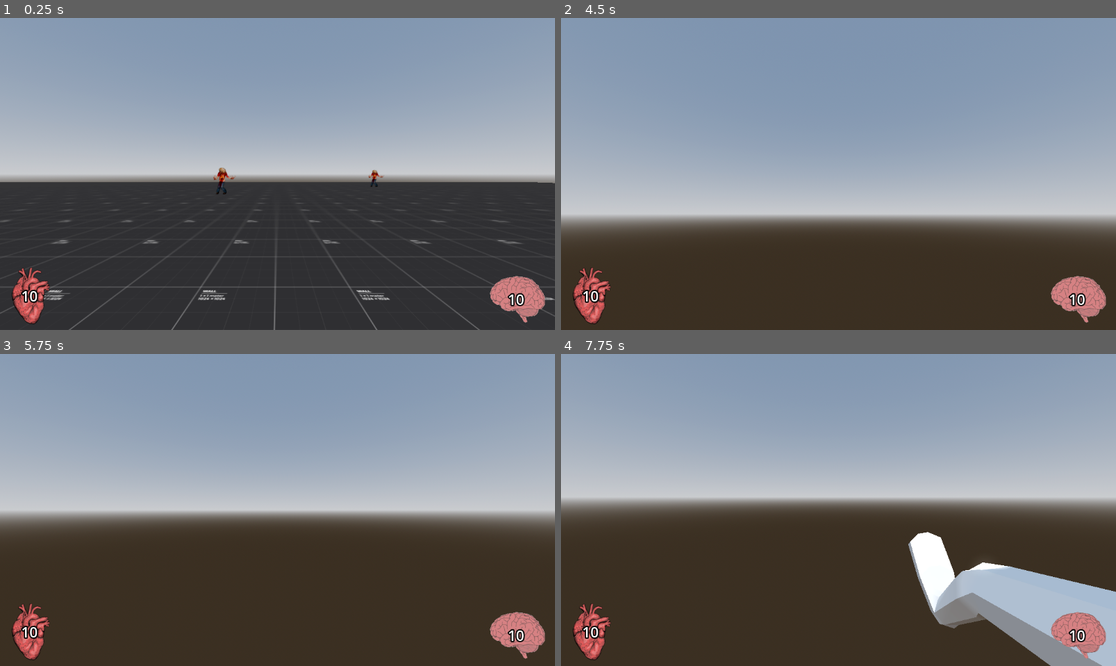
Above: before the commit, frames 1-4 (two rows, left to right).
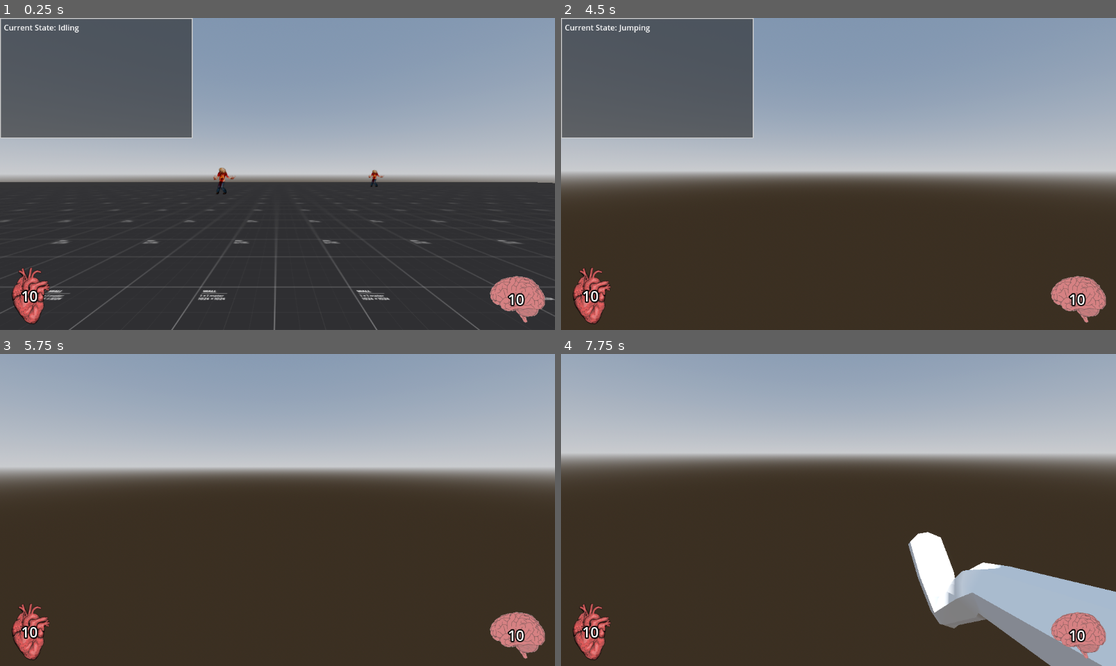
Above: after the commit, the same moments.

Repository: Jaret-McManus/BoomerShooter
Game: Godot game, scene res://scenes/main.tscn
Same seed, same stepped clock (60 frames per second), same inputs: the game is played once before the commit and once after it.
Inputs (mouse positions are in pixels of both pictures, inside the frame that each line leads up to):
- Up to frame 1 (0.25 s): no input
- Up to frame 2 (4.5 s): tap Enter at 0.5 s; move the mouse to (866, 174) at 0.52 s; hold Q (kick) 0.53-1.28 s; hold W (forward) 0.53-4.28 s; tap Space (jump) at 0.77, 0.8, 1.07, 1.35, 1.52, 1.82, 2.3, 3.02, 3.32, 3.6, 3.77, 4.07, 4.25 s; move the mouse to (810, 174) at 1.27 s; tap Q (kick) at 1.55, 2.85, 4.35 s; move the mouse to (849, 167) at 2.02 s; hold Q (kick) 2.03-2.78 s; move the mouse to (832, 180) at 2.77 s; move the mouse to (877, 177) at 3.52 s; tap Escape (esc_mouse) at 4.15 s; move the mouse to (672, 127) at 4.27 s; hold A (left) from 4.28 s (still down)
- Up to frame 3 (5.75 s): tap Space (jump) at 4.52, 4.82, 5.3 s; tap ` (debug_toggle, bound only after the commit) at 4.9 s; move the mouse to (305, 510) at 5.02 s; release A (left) at 5.03 s; hold S (backward) from 5.03 s (still down); hold Q (kick) from 5.03 s (still down)
- Up to frame 4 (7.75 s): move the mouse to (755, 432) at 5.77 s; release S (backward) at 5.78 s; release Q (kick) at 5.78 s; hold D (right) 5.78-6.53 s; tap Space (jump) at 5.85, 6.02, 6.32, 6.77, 6.8, 7.07, 7.52 s; tap Q (kick) at 6.05, 7.35 s; move the mouse to (960, 494) at 6.52 s; hold W (forward) 6.53-7.28 s; hold Q (kick) 6.53-7.28 s; tap Enter at 7.25 s; move the mouse to (727, 525) at 7.27 s; hold D (right) from 7.28 s (still down)

The runs differ from the first frame. In frame 1, 13% of the frame differs, in the area x 0-35%, y 0-39%; in frame 2, 43%, in the area x 0-100%, y 0-71%; in frame 3, 30%; in frame 4, 31%.

Commit message:
Added debug panel, removed some prints, moved delta in player movement

Diff:
--- a/project.godot
+++ b/project.godot
@@ -18,6 +18,7 @@
 [autoload]
 
 Global="*res://scripts/globals/global.gd"
+Debug="*res://scripts/globals/debug.gd"
 
 [input]
 
@@ -56,3 +57,8 @@
 "events": [Object(InputEventKey,"resource_local_to_scene":false,"resource_name":"","device":-1,"window_id":0,"alt_press …(192 unchanged characters)…
 ]
 }
+debug_toggle={
+"deadzone": 0.2,
+"events": [Object(InputEventKey,"resource_local_to_scene":false,"resource_name":"","device":-1,"window_id":0,"alt_pressed":false,"shift_pressed":false,"ctrl_pressed":false,"meta_pressed":false,"pressed":false,"keycode":0,"physical_keycode":96,"key_label":0,"unicode":96,"location":0,"echo":false,"script":null)
+]
+}
--- a/scenes/main.tscn
+++ b/scenes/main.tscn
@@ -1,10 +1,15 @@
-[gd_scene load_steps=6 format=3 uid="uid://c0xscpnnqghjx"]
+[gd_scene load_steps=9 format=3 uid="uid://c0xscpnnqghjx"]
 
 [ext_resource type="PackedScene" uid="uid://d14d06akjgjil" path="res://scenes/test_level.tscn" id="1_0wfyh"]
 [ext_resource type="Script" uid="uid://bgo7fmip27v01" path="res://scripts/screen_manager.gd" id="2_jyhfs"]
 [ext_resource type="Texture2D" uid="uid://r347wdjydb4x" path="res://textures/gui/heart.png" id="3_jyhfs"]
 [ext_resource type="Script" uid="uid://ch4xhh88221ey" path="res://scripts/gui_manager.gd" id="3_tbgi4"]
 [ext_resource type="Texture2D" uid="uid://jobylj2vrplb" path="res://textures/gui/brain.png" id="4_tbgi4"]
+[ext_resource type="Theme" uid="uid://f4i6cjmq0be4" path="res://themes/debug_panel.tres" id="6_tefeu"]
+[ext_resource type="Script" uid="uid://dyqarss8ortuf" path="res://scripts/debug_panel.gd" id="7_o6xl0"]
+
+[sub_resource type="Theme" id="Theme_o6xl0"]
+VBoxContainer/constants/separation = 4
 
 [node name="main" type="Control"]
 layout_mode = 3
@@ -100,3 +105,27 @@
 theme_override_constants/outline_size = 10
 theme_override_font_sizes/font_size = 30
 text = "10"
+
+[node name="DebugPanel" type="Panel" parent="GUIManager"]
+offset_right = 400.0
+offset_bottom = 250.0
+tooltip_text = "debug window
+"
+theme = ExtResource("6_tefeu")
+script = ExtResource("7_o6xl0")
+
+[node name="MarginContainer" type="MarginContainer" parent="GUIManager/DebugPanel"]
+layout_mode = 1
+anchors_preset = 15
+anchor_right = 1.0
+anchor_bottom = 1.0
+grow_horizontal = 2
+grow_vertical = 2
+theme_override_constants/margin_left = 8
+theme_override_constants/margin_top = 8
+theme_override_constants/margin_right = 8
+theme_override_constants/margin_bottom = 8
+
+[node name="VBoxContainer" type="VBoxContainer" parent="GUIManager/DebugPanel/MarginContainer"]
+layout_mode = 2
+theme = SubResource("Theme_o6xl0")
--- /dev/null
+++ b/scripts/debug_panel.gd
@@ -0,0 +1,7 @@
+extends Panel
+
+
+func _ready() -> void:
+	Debug.panel = self
+	Debug.vbox = $MarginContainer/VBoxContainer
+	self.visible = Debug.DEBUG_MODE
--- /dev/null
+++ b/scripts/globals/debug.gd
@@ -0,0 +1,42 @@
+extends Node
+
+var DEBUG_MODE := true
+var panel: Panel
+var vbox: VBoxContainer
+var debug_dict: Dictionary[StringName, DebugRow] = {}
+
+class DebugRow extends HBoxContainer:
+	var name_lbl: Label
+	var value_lbl: Label
+
+	var value: Variant:
+		set(val):
+			value = val
+			value_lbl.text = val
+
+	static func create(debug_name: StringName, val: Variant) -> DebugRow:
+		var debug_row := DebugRow.new()
+
+		debug_row.name_lbl = Label.new()
+		debug_row.value_lbl = Label.new()
+
+		debug_row.name_lbl.text = "%s:" % debug_name
+		debug_row.value_lbl.text = val
+		debug_row.value = val
+
+		debug_row.add_child(debug_row.name_lbl)
+		debug_row.add_child(debug_row.value_lbl)
+
+		return debug_row
+
+
+func update_debug(debug_name: StringName, value=null) -> void:
+	if not panel: return
+
+	if debug_name in debug_dict:
+		var debug_row := debug_dict[debug_name]
+		debug_row.value = value
+	else:
+		var new_debug_row := DebugRow.create(debug_name, value)
+		debug_dict[debug_name] = new_debug_row
+		vbox.add_child(new_debug_row)
--- a/scripts/player.gd
+++ b/scripts/player.gd
@@ -7,7 +7,7 @@
 var BASE_DECELERATION: float = 11 * BASE_SPEED
 var AIR_ACC_MULTIPLIER: float = 0.7
 const JUMP_VELOCITY: float = 13
-var SENSITIVITY: float = 0.002
+var SENSITIVITY: float = 0.0020
 
 @onready var head: Node3D = $Head
 @onready var camera: Camera3D = $Head/Camera3D
@@ -15,8 +15,6 @@
 
 func _ready() -> void:
 	Global.player = self
-# --- MOVED THIS TO THE SCREEN MANAGER SCRIPT ---#
-	#Input.mouse_mode = Input.MOUSE_MODE_CAPTURED
 
 
 func _unhandled_input(event: InputEvent) -> void:
@@ -28,20 +26,8 @@
 
 
 func _input(event: InputEvent) -> void:
-	#this change isn't necessary, but idk if it might be faster than accessing Input class,
-	#you can change it back to your other way if that makes more sense to you
 	if event.is_action_pressed(&"kick"):
 		$Head/Camera3D/Leg/AnimationPlayer.play(&"ArmatureAction")
-
-	# --- I MOVED THE MOUSE CAPTURE CODE TO SCREEN MANAGER SCRIPT --- #
-	#if Input.is_action_just_pressed(&"esc_mouse"):
-		#if Input.mouse_mode == Input.MOUSE_MODE_CAPTURED:
-			#Input.mouse_mode = Input.MOUSE_MODE_VISIBLE
-		#else:
-			#Input.mouse_mode = Input.MOUSE_MODE_CAPTURED
-	#
-	#if Input.is_action_just_pressed("kick"):
-		#$Head/Camera3D/Leg/AnimationPlayer.play(&"ArmatureAction")
 
 ## Moves the player
 func handle_movement(max_speed: float, acceleration: float, deceleration: float, delta: float) -> void:
@@ -55,12 +41,16 @@
 		velocity.x = velocity.move_toward(direction * max_speed, acceleration * delta).x
 		velocity.z = velocity.move_toward(direction * max_speed, acceleration * delta).z
 	else:
-		var weight = 1 - exp(-deceleration * delta)
+		var weight := 1 - exp(-deceleration) * delta
 		velocity.x = velocity.move_toward(direction * max_speed, weight).x
 		velocity.z = velocity.move_toward(direction * max_speed, weight).z
 
+	# Gravity
 	if not self.is_on_floor():
 		var descent_mult: float = 1.0 if velocity.y < 0 else 1.2
 		velocity += Global.GRAVITY * descent_mult * delta
 
+	# Camera tilt
+
+
 	self.move_and_slide()
--- a/scripts/screen_manager.gd
+++ b/scripts/screen_manager.gd
@@ -9,6 +9,9 @@
 	if event.is_action_pressed(&"esc_mouse"):
 		switch_mouse_capture_mode(Input.mouse_mode == Input.MOUSE_MODE_CAPTURED)
 
+	if event.is_action_pressed(&"debug_toggle"):
+		Debug.DEBUG_MODE = not Debug.DEBUG_MODE
+		Debug.panel.visible = Debug.DEBUG_MODE
 
 func switch_mouse_capture_mode(is_captured: bool) -> void:
 	if is_captured:
--- a/scripts/states/movement/idle.gd
+++ b/scripts/states/movement/idle.gd
@@ -5,7 +5,7 @@
 @onready var DECELERATION: float = player.BASE_DECELERATION
 
 func enter() -> void:
-	print("Idle state entered!")
+	pass
 
 
 func exit() -> void:
--- a/scripts/states/movement/jumping.gd
+++ b/scripts/states/movement/jumping.gd
@@ -7,7 +7,6 @@
 
 var min_y = 0.0
 func enter() -> void:
-	print("Jump state entered!")
 	player.velocity.y += JUMP_VEL
 
 
--- a/scripts/states/movement/movement_state_machine.gd
+++ b/scripts/states/movement/movement_state_machine.gd
@@ -5,3 +5,7 @@
 	super._ready()
 	for state: State in get_children():
 		state.player = player
+
+func transition(next_state: StringName) -> void:
+	Debug.update_debug(&"Current State", next_state)
+	super.transition(next_state)
--- a/scripts/states/movement/walking.gd
+++ b/scripts/states/movement/walking.gd
@@ -5,7 +5,7 @@
 @onready var DECELERATION: float = player.BASE_DECELERATION
 
 func enter() -> void:
-	print("Walk state entered!")
+	pass
 
 
 func exit() -> void:
--- a/scripts/states/state_machine.gd
+++ b/scripts/states/state_machine.gd
@@ -16,9 +16,6 @@
 		node.transition.connect(transition) # add transition func to signal
 	curr_state.enter()
 
-	print("Ready done, state dict: ")
-	print(state_dict)
-
 
 func _process(delta: float) -> void:
 	curr_state.process(delta)
@@ -32,7 +29,7 @@
 	curr_state.input(event)
 
 
-func transition(next_state: StringName):
+func transition(next_state: StringName) -> void:
 	curr_state.exit()
 	curr_state = state_dict[next_state]
 	curr_state.enter()
--- /dev/null
+++ b/themes/debug_panel.tres
@@ -0,0 +1,12 @@
+[gd_resource type="Theme" load_steps=2 format=3 uid="uid://f4i6cjmq0be4"]
+
+[sub_resource type="StyleBoxFlat" id="StyleBoxFlat_hsi6y"]
+bg_color = Color(0.17, 0.17, 0.17, 0.623529)
+border_width_left = 2
+border_width_top = 2
+border_width_right = 2
+border_width_bottom = 2
+corner_detail = 1
+
+[resource]
+Panel/styles/panel = SubResource("StyleBoxFlat_hsi6y")
Not shown, added: scripts/debug_panel.gd.uid
Not shown, added: scripts/globals/debug.gd.uid
